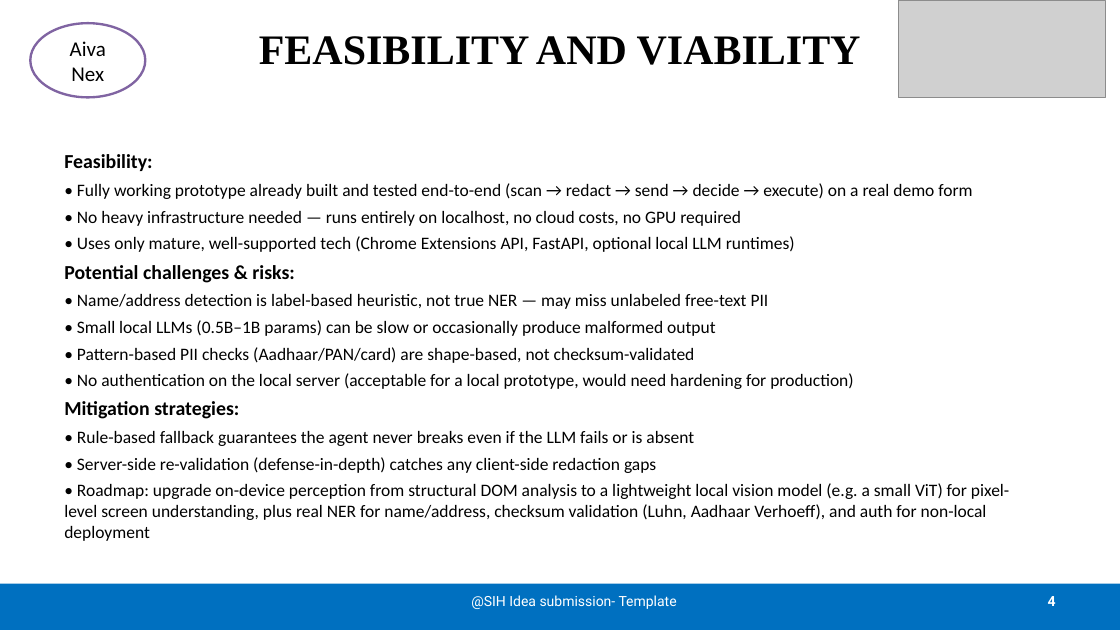
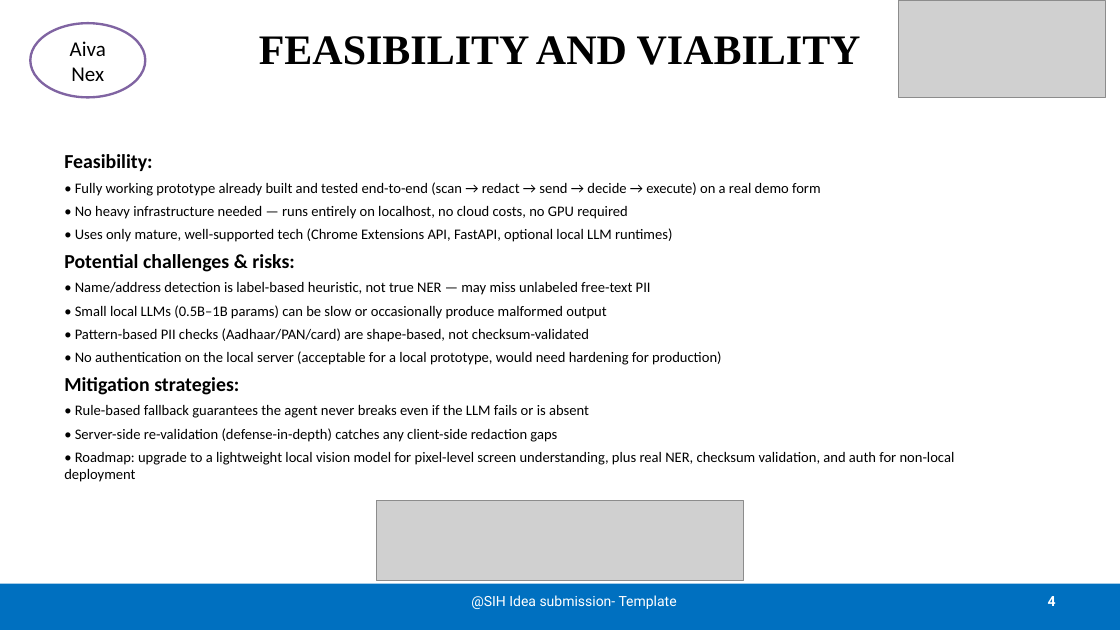
Before and after one commit to Jothik1506-ai/AIVA-NEX, a slide deck: slide 4 of Final SIH 2026 (1).pptx. Drawn at 1120x630 pixels with LibreOffice and Linux fonts; fonts in the diff are those of the drawing; grey boxes stand for pictures. Boxes give left, top, right and bottom in pixels: in the first picture for what was removed or moved away, otherwise in the second. Text is boxed around its words. In the diff, an @@ line names an element or a change of style, - is before the commit and + after.

```diff
--- a/Final SIH 2026 (1).pptx
+++ b/Final SIH 2026 (1).pptx
@@ text at <box>75,182,821,442</box>: size 15 to 12.5 pt in "• Fully working prototype already built and ...", "• No heavy infrastructure needed — runs ...", "• Uses only mature, well-supported tech (Chrome ...", "• Name/address detection is label-based heuristic, not ..." and 5 more places @@
@@ text at <box>64,452,955,482</box>: text changed; size 15 to 12.5 pt @@
-• Roadmap: upgrade on-device perception from structural DOM analysis to a lightweight local vision model (e.g. a small ViT) for pixel-level screen understanding, plus real NER for name/address, checksum validation (Luhn, Aadhaar Verhoeff), and auth for non-local deployment
+• Roadmap: upgrade to a lightweight local vision model for pixel-level screen understanding, plus real NER, checksum validation, and auth for non-local deployment
@@ picture added at <box>377,501,744,581</box> @@
```
